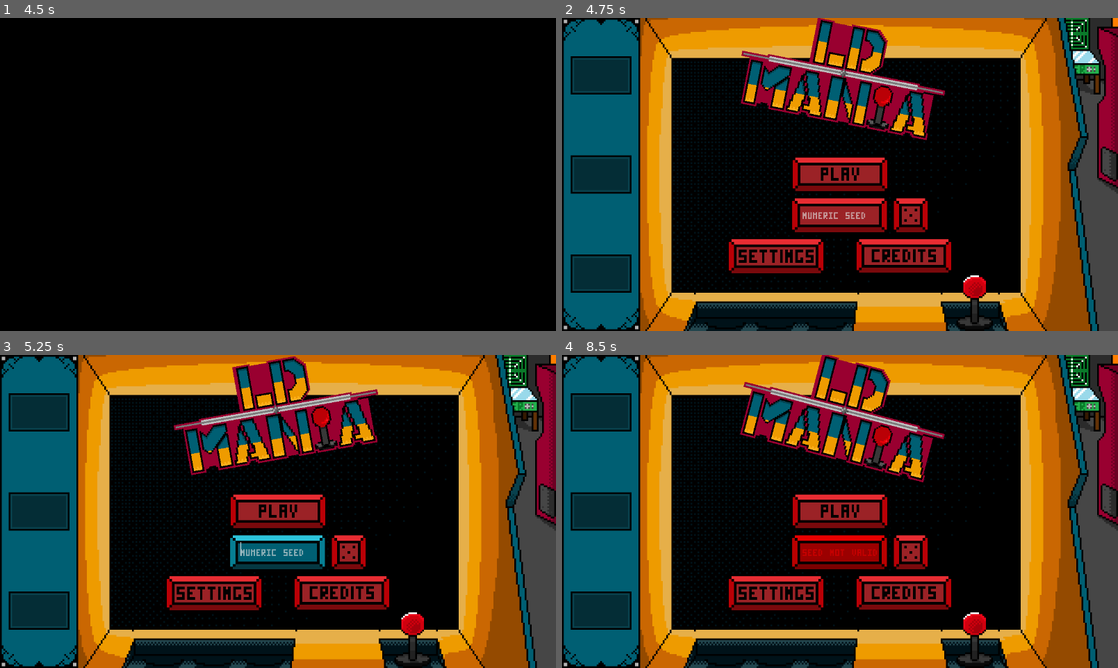
Above: before the commit, frames 1-4 (two rows, left to right).
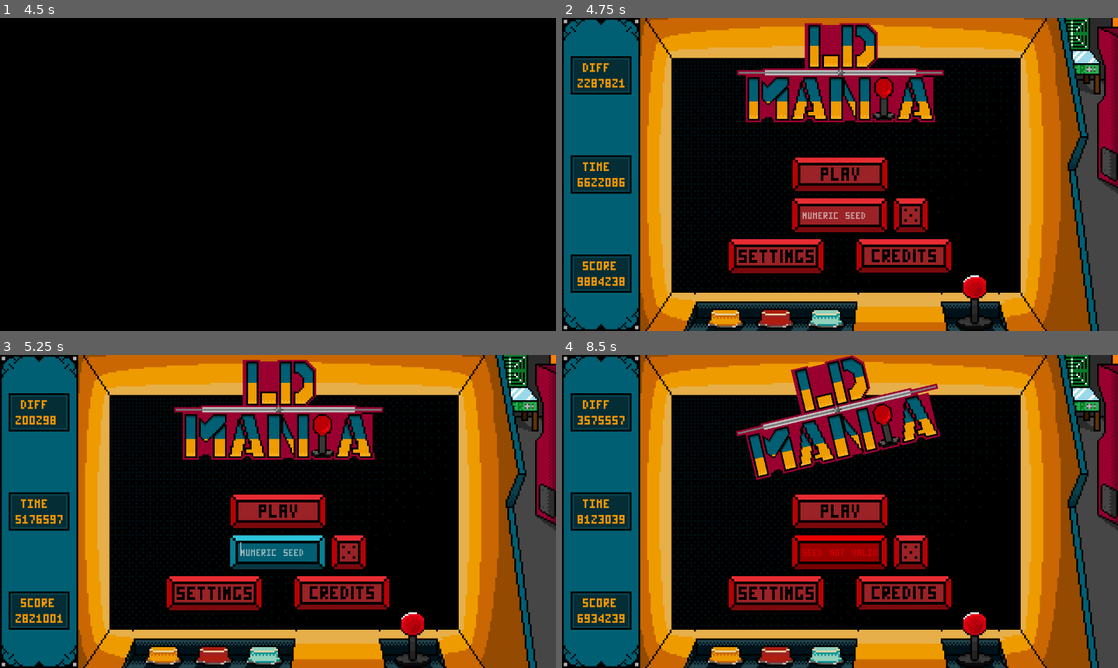
Above: after the commit, the same moments.

Repository: markkarrica/ldmania
Game: Godot game, scene res://intro/intro.tscn
The game is run twice, just before and just after one commit, with the same random seed, the same clock (stepped at 60 frames per second) and the same inputs. This scene is started directly instead of the project's main scene.
Inputs (mouse positions are in pixels of both pictures, inside the frame that each line leads up to):
- Up to frame 1 (4.5 s): move the mouse to (400, 158) at 0.52 s; hold W (move_up) 0.53-1.25 s; hold E (interact) 0.53-1.25 s; click (400, 158) at 0.67 s; tap Space (jump) at 0.77, 3.77 s; drag from (166, 190) to (250, 237) at 1.27 s; move the mouse to (333, 105) at 2.02 s; hold W (move_up) 2.03-2.75 s; tap 2 at 2.1 s; click (333, 105) at 2.17 s; drag from (250, 237) to (111, 127) at 2.77 s; move the mouse to (444, 221) at 3.52 s; tap 4 at 3.6 s; click (444, 221) at 3.67 s; drag from (111, 127) to (194, 96) at 4.27 s
- Up to frame 2 (4.75 s): no input
- Up to frame 3 (5.25 s): click (278, 552) at 5.02 s; type "Alex" at 5.1 s
- Up to frame 4 (8.5 s): click (778, 592) at 5.75 s; click "< Main Menu" at 6.5 s; click (840, 423) at 7.27 s; click (840, 511) at 8 s

Frame 1 is identical in both runs. In frame 2, 8.4% of the frame differs, in the area x 2-69%, y 0-99%; in frame 3, 8.2%; in frame 4, 10%.

Commit message:
easter egg e animazioni

Diff:
--- a/ui/main_menu/main_menu.gd
+++ b/ui/main_menu/main_menu.gd
@@ -9,12 +9,22 @@
 @export_category("Title animation")
 @export var max_rotation: float = 15.0
 @export var swing_duration: float = 1.0
+@export var min_scale: float = 0.95
+@export var max_scale: float = 1.05
+@export var grow_duration: float = 2.5
 # Called when the node enters the scene tree for the first time.
-func _ready() -> void:
-	title.rotation_degrees = max_rotation
+@onready var title_tween = create_tween().set_loops()
+var current_tween = "scale"
 
-	var title_tween = create_tween().set_loops()
+@onready var labels: Array[Label] = [$Node2D/ScoreLabel2/ScoreLabelNumber,
+					   $Node2D/DiffLabel/DiffLabelNumber,
+					   $Node2D/TimeLabel/TimeLabelNumber]
 
+func _swing_title():
+	title.scale = 4*Vector2(1,1)
+	current_tween = "swing"
+	title_tween.kill()
+	title_tween = create_tween().set_loops()
 	title_tween.tween_property(title, "rotation_degrees", -max_rotation, swing_duration) \
 		.set_trans(Tween.TRANS_SINE) \
 		.set_ease(Tween.EASE_IN_OUT)
@@ -23,6 +33,31 @@
 		.set_trans(Tween.TRANS_SINE) \
 		.set_ease(Tween.EASE_IN_OUT)
 
+func _grow_shrink():
+	title.rotation_degrees = 0
+	current_tween = "scale"
+	title_tween.kill()
+	title_tween = create_tween().set_loops()
+	title_tween.tween_property(title, "scale", 4*Vector2(max_scale, max_scale), grow_duration) \
+		.set_trans(Tween.TRANS_SINE) \
+		.set_ease(Tween.EASE_IN_OUT)
+
+	title_tween.tween_property(title, "scale", 4*Vector2(min_scale, min_scale), grow_duration) \
+		.set_trans(Tween.TRANS_SINE) \
+		.set_ease(Tween.EASE_IN_OUT)
+
+func randomize_labels():
+	for label in labels:
+		label.text = str(Util.random.randi_range(0, 9999999))
+
+
+func _ready() -> void:
+	title.rotation_degrees = max_rotation
+	randomize_labels()
+
+
+
+	_grow_shrink()
 
 # Called every frame. 'delta' is the elapsed time since the previous frame.
 #func _process(delta: float) -> void:
@@ -61,3 +96,15 @@
 
 func _on_settings_pressed() -> void:
 	get_tree().change_scene_to_file(settings_scene)
+
+
+func _on_easter_egg_pressed() -> void:
+	match current_tween:
+		"swing":
+			_grow_shrink()
+		"scale":
+			_swing_title()
+
+
+func _on_timer_timeout() -> void:
+	randomize_labels()
--- a/ui/main_menu/main_menu.tscn
+++ b/ui/main_menu/main_menu.tscn
@@ -15,6 +15,10 @@
 [ext_resource type="Texture2D" uid="uid://d33g43qv50gpv" path="res://ui/main_menu/assets/buttons/settings-button-pressed.png" id="12_u2jyo"]
 [ext_resource type="Texture2D" uid="uid://8b2lfiubnrdu" path="res://ui/main_menu/assets/buttons/credits-button.png" id="13_bpbph"]
 [ext_resource type="Texture2D" uid="uid://ft8nxvh3d8mq" path="res://ui/main_menu/assets/buttons/credits-button-pressed.png" id="14_qewnw"]
+[ext_resource type="Theme" uid="uid://c7uhhv28mfwfr" path="res://ui/themes/in-game-theme.tres" id="16_u2jyo"]
+[ext_resource type="Texture2D" uid="uid://cb6x7mpb7bmm7" path="res://core/main/assets/button-yellow.png" id="17_db6af"]
+[ext_resource type="Texture2D" uid="uid://dhddybld0k5tc" path="res://core/main/assets/button-red.png" id="18_rkggs"]
+[ext_resource type="Texture2D" uid="uid://b1d431ir55y5w" path="res://core/main/assets/button-blue.png" id="19_1bnxd"]
 
 [sub_resource type="StyleBoxTexture" id="StyleBoxTexture_4r2n2"]
 content_margin_left = 30.0
@@ -27,6 +31,16 @@
 content_margin_bottom = 15.0
 texture = ExtResource("7_4e78x")
 region_rect = Rect2(0, 0, 39, 15)
+
+[sub_resource type="StyleBoxEmpty" id="StyleBoxEmpty_4r2n2"]
+
+[sub_resource type="StyleBoxEmpty" id="StyleBoxEmpty_tyl1c"]
+
+[sub_resource type="StyleBoxEmpty" id="StyleBoxEmpty_db6af"]
+
+[sub_resource type="StyleBoxEmpty" id="StyleBoxEmpty_rkggs"]
+
+[sub_resource type="StyleBoxEmpty" id="StyleBoxEmpty_1bnxd"]
 
 [node name="MainMenu" type="Control" unique_id=1104091717]
 layout_mode = 3
@@ -175,8 +189,102 @@
 texture = ExtResource("3_omy8q")
 stretch_mode = 2
 
+[node name="EasterEgg" type="Button" parent="Title" unique_id=5173738]
+layout_mode = 1
+anchors_preset = 15
+anchor_right = 1.0
+anchor_bottom = 1.0
+grow_horizontal = 2
+grow_vertical = 2
+theme_override_styles/normal = SubResource("StyleBoxEmpty_4r2n2")
+theme_override_styles/pressed = SubResource("StyleBoxEmpty_tyl1c")
+theme_override_styles/hover = SubResource("StyleBoxEmpty_db6af")
+theme_override_styles/disabled = SubResource("StyleBoxEmpty_rkggs")
+theme_override_styles/focus = SubResource("StyleBoxEmpty_1bnxd")
+
+[node name="Node2D" type="Node2D" parent="." unique_id=1438370615]
+scale = Vector2(4, 4)
+
+[node name="ScoreLabel2" type="Label" parent="Node2D" unique_id=243419677]
+offset_left = 11.75
+offset_top = 134.0
+offset_right = 42.75
+offset_bottom = 157.0
+mouse_filter = 1
+theme = ExtResource("16_u2jyo")
+theme_override_fonts/font = ExtResource("6_xio0d")
+text = "SCORE"
+
+[node name="ScoreLabelNumber" type="Label" parent="Node2D/ScoreLabel2" unique_id=954141968]
+layout_mode = 0
+offset_left = -3.25
+offset_top = 9.25
+offset_right = 27.75
+offset_bottom = 32.25
+theme_override_fonts/font = ExtResource("6_xio0d")
+text = "0000000"
+
+[node name="TimeLabel" type="Label" parent="Node2D" unique_id=637439196]
+offset_left = 12.25
+offset_top = 76.75
+offset_right = 43.25
+offset_bottom = 99.75
+mouse_filter = 1
+theme = ExtResource("16_u2jyo")
+theme_override_fonts/font = ExtResource("6_xio0d")
+text = "TIME"
+
+[node name="TimeLabelNumber" type="Label" parent="Node2D/TimeLabel" unique_id=363186647]
+layout_mode = 0
+offset_left = -3.25
+offset_top = 9.25
+offset_right = 27.75
+offset_bottom = 32.25
+theme_override_fonts/font = ExtResource("6_xio0d")
+text = "0000000"
+
+[node name="DiffLabel" type="Label" parent="Node2D" unique_id=2070145823]
+offset_left = 11.5
+offset_top = 20.0
+offset_right = 42.5
+offset_bottom = 43.0
+mouse_filter = 1
+theme = ExtResource("16_u2jyo")
+theme_override_fonts/font = ExtResource("6_xio0d")
+text = "DIFF"
+
+[node name="DiffLabelNumber" type="Label" parent="Node2D/DiffLabel" unique_id=86455992]
+layout_mode = 0
+offset_left = -3.0
+offset_top = 9.25
+offset_right = 28.0
+offset_bottom = 32.25
+theme_override_fonts/font = ExtResource("6_xio0d")
+text = "0000000"
+
+[node name="ButtonYellow" type="Sprite2D" parent="." unique_id=24536458]
+position = Vector2(376, 692)
+scale = Vector2(4, 4)
+texture = ExtResource("17_db6af")
+
+[node name="ButtonRed" type="Sprite2D" parent="." unique_id=536056146]
+position = Vector2(492, 692)
+scale = Vector2(4, 4)
+texture = ExtResource("18_rkggs")
+
+[node name="ButtonBlue" type="Sprite2D" parent="." unique_id=306573753]
+position = Vector2(608, 692)
+scale = Vector2(4, 4)
+texture = ExtResource("19_1bnxd")
+
+[node name="LabelsTimer" type="Timer" parent="." unique_id=1869367278]
+wait_time = 0.5
+autostart = true
+
 [connection signal="pressed" from="MarginContainer/VBoxContainer/PlayButton" to="." method="_on_play_button_pressed"]
 [connection signal="text_changed" from="MarginContainer/VBoxContainer/MarginContainer/HBoxContainer/Seed text" to="." method="_on_seed_text_text_changed"]
 [connection signal="pressed" from="MarginContainer/VBoxContainer/MarginContainer/HBoxContainer/TextureButton" to="." method="_on_dice_button_pressed"]
 [connection signal="pressed" from="MarginContainer/VBoxContainer/HBoxContainer2/MarginContainer/Button" to="." method="_on_settings_pressed"]
 [connection signal="timeout" from="SeedWrongTimer" to="." method="_on_seed_wrong_timer_timeout"]
+[connection signal="pressed" from="Title/EasterEgg" to="." method="_on_easter_egg_pressed"]
+[connection signal="timeout" from="LabelsTimer" to="." method="_on_timer_timeout"]
